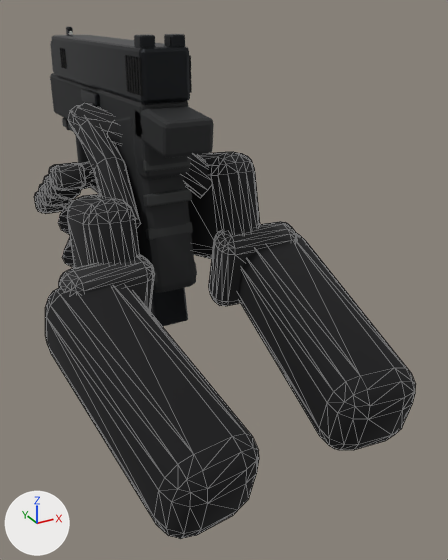
An edit to the glTF model assets/models/weapons/glock17/glock17.glb, drawn before and after from the same camera.
Camera for both pictures: a camera (50 mm lens) standing at (-0.146, -0.424, 0.143) and looking at (0.03, -0.103, -0.018). The axes (+X, +Y, +Z) are drawn at lower left. The lights are the same throughout. The picture after the commit comes second. Mesh edges are drawn as thin lines on the coarser meshes. Where no turn or scale is listed for an object, it has been applied to the vertices.

Objects in the first picture: 'Frame', 'HandL', 'HandR', 'Magazine', 'Slide'.
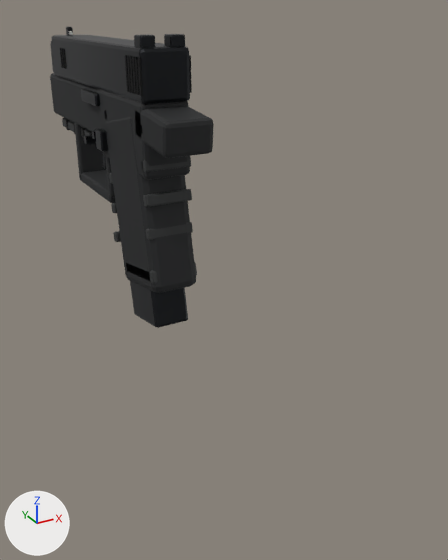
Where the change shows, as pixel boxes (x1, y1, x2, y2) in the pictures (448 x 560 px):
'HandL', deleted (black)
    before: (34, 105, 259, 539)
    faces in mat_sleeve (black #0d0d10): (45, 286, 259, 539)
    faces in mat_glove (black #121214): (55, 105, 141, 268)
    faces in mat_glove_pad (black #222223): (34, 163, 155, 311)
'HandR', deleted (black)
    before: (73, 103, 416, 450)
    faces in mat_sleeve (black #0d0d10): (238, 233, 416, 450)
    faces in mat_glove (black #121214): (73, 103, 260, 259)
    faces in mat_glove_pad (black #222223): (209, 222, 298, 306)

The change, as a list of edits to the scene's bpy script:
```text
Remove ob_handl:
    ob_handl = bpy.data.objects.new('HandL', me_cube_068)
    ob_handl.location = (-0.048, -0.122, -0.012)
Remove ob_handr:
    ob_handr = bpy.data.objects.new('HandR', me_cube_061)
    ob_handr.location = (0.048, -0.12, -0.01)
```
